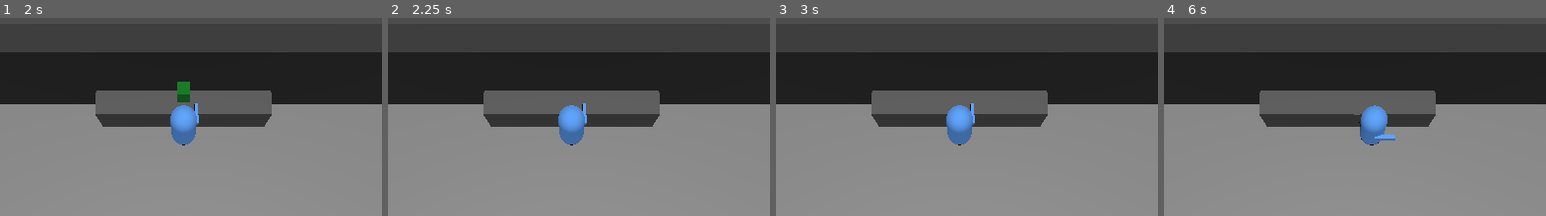
Above: before the commit, frames 1-4 (left to right).
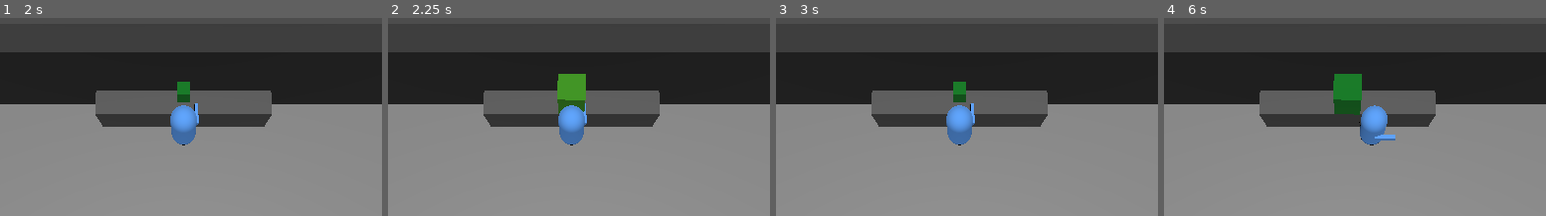
Above: after the commit, the same moments.

Repository: Tedward61194/Overcooked-In-SPAAAAACE
Game: Godot game, scene res://assets/scenes/levels/Sandbox.tscn
The game is run twice, just before and just after one commit, with the same random seed, the same clock (stepped at 60 frames per second) and the same inputs.
Inputs:
- Up to frame 1 (2 s): tap Enter at 0.5 s; hold W (forward) from 0.53 s (still down); tap F (PickUp) at 0.6, 1.35 s
- Up to frame 2 (2.25 s): keep holding W (forward); tap Space at 2 s; tap F (PickUp) at 2.1 s
- Up to frame 3 (3 s): keep holding W (forward); tap Enter at 2.75 s; tap F (PickUp) at 2.85 s
- Up to frame 4 (6 s): tap Space at 3.5, 5 s; tap F (PickUp) every 0.75 s from 3.6 to 5.85 s; tap Enter at 4.25 s; release W (forward) at 5.78 s; hold D (right) from 5.78 s (still down)
The pictures show only the part of the screen within x 24-74%, y 0-50%; the shares and areas given below are measured in that part.

Frame 1 is identical in both runs. In frame 2, 1.3% of the frame differs, in the area x 44-52%, y 28-49%; in frame 3, 0.3%; in frame 4, 1.5%, in the area x 44-57%, y 28-65%.

Commit message:
Player can now put objects down

Diff:
--- a/assets/scripts/Pickupable.gd
+++ b/assets/scripts/Pickupable.gd
@@ -16,9 +16,9 @@
 
 func pickup(handPosition : Node3D) -> int:
 	if pick_up_scene:
-		var inatance = pick_up_scene.instantiate()
-		handPosition.add_child(inatance)
-		inatance.set_global_position(handPosition.get_global_position())
+		var instance = pick_up_scene.instantiate()
+		handPosition.add_child(instance)
+		instance.set_global_position(handPosition.get_global_position())
 		root.queue_free()
 		return id
 	push_error("Failed to get pick_up_scene")
--- a/assets/scripts/PlacementSlot.gd
+++ b/assets/scripts/PlacementSlot.gd
@@ -3,11 +3,16 @@
 @export var accept_list = [] # Empty list can accept any item
 var room = true
 
-func try_put_down(obj : int) -> bool:
+func try_put_down(obj_id : int) -> bool:
 	if accept_list.is_empty():
 		if room:
-			# TODO: place obj above owner
-
+			# Place obj above owner
+			var obj_to_place = DB.pickup_db.data[obj_id].put_down_scene.instantiate()
+			self.add_child(obj_to_place)
+			obj_to_place.set_global_position(Vector3( \
+				self.get_global_position().x, \
+				self.get_global_position().y + 1, \
+				self.get_global_position().z))
 			return true
 		return false
 	# TODO: check if obj is in list
--- a/assets/scripts/Player/Player.gd
+++ b/assets/scripts/Player/Player.gd
@@ -65,7 +65,7 @@
 	if col != hand_looking_at:
 		if col and col.has_node("Highlightable"):
 			col.get_node("Highlightable").targeted = true
-		if hand_looking_at and hand_looking_at.has_node("Highlightable"):
+		if hand_looking_at != null and hand_looking_at.has_node("Highlightable"):
 			hand_looking_at.get_node("Highlightable").targeted = false
 		hand_looking_at = col
 
@@ -76,7 +76,7 @@
 			obj_in_hands = hand_looking_at.get_node("Pickupable").pickup(pick_up_position)
 	else: # Try put down
 		var col = feet_reach_ray.get_collider()
-		if col.has_node("PlacementSlot"):
+		if col != null and col.has_node("PlacementSlot"):
 			var put_down = col.get_node("PlacementSlot").try_put_down(obj_in_hands)
 			if put_down:
 				obj_in_hands = -1
